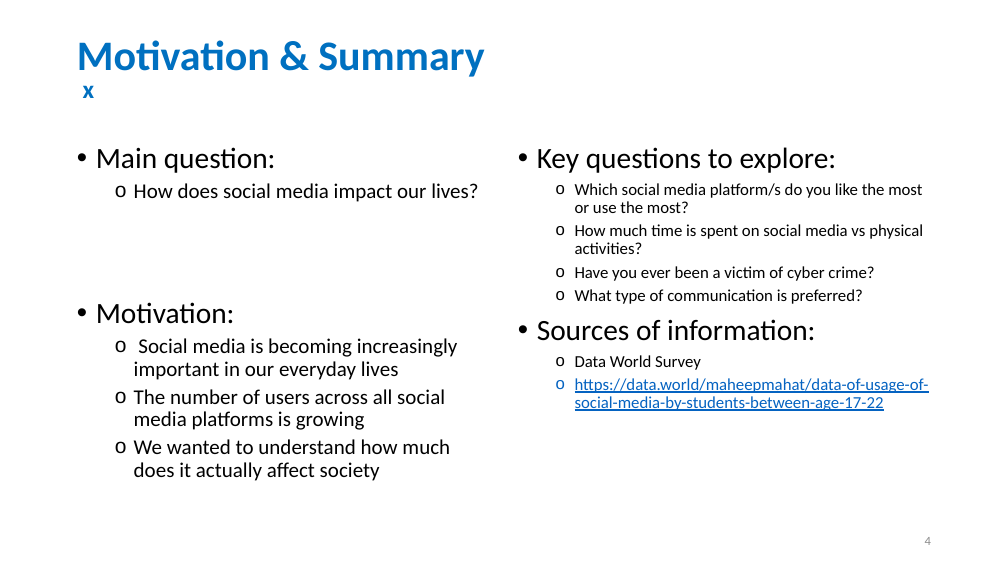
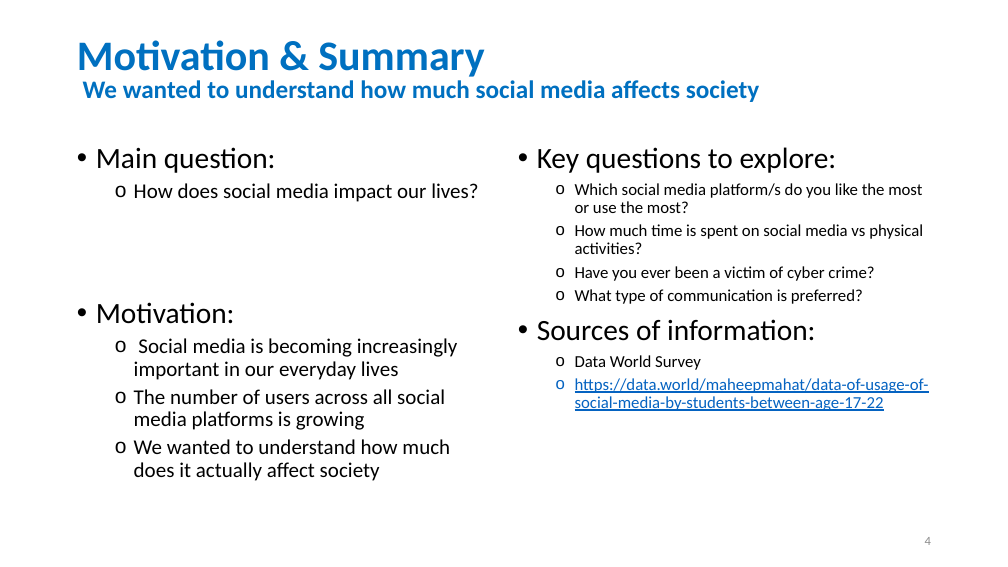
Before and after one commit to stephen823/Group_Project_1-How-Does-Social-Media-Impact-Our-Live, a slide deck: slide 4 of 002 - Deliverables/Social_Media_v0.01.pptx. Drawn at 1008x567 pixels with LibreOffice and Linux fonts; fonts in the diff are those of the drawing. Boxes give left, top, right and bottom in pixels: in the first picture for what was removed or moved away, otherwise in the second. Text is boxed around its words. In the diff, an @@ line names an element or a change of style, - is before the commit and + after.

```diff
--- a/002 - Deliverables/Social_Media_v0.01.pptx
+++ b/002 - Deliverables/Social_Media_v0.01.pptx
@@ text at <box>83,80,759,102</box>: text changed @@
-x
+We wanted to understand how much social media affects society
```
Also in this commit, not shown: 1 other slide changed, 1 slide removed.
